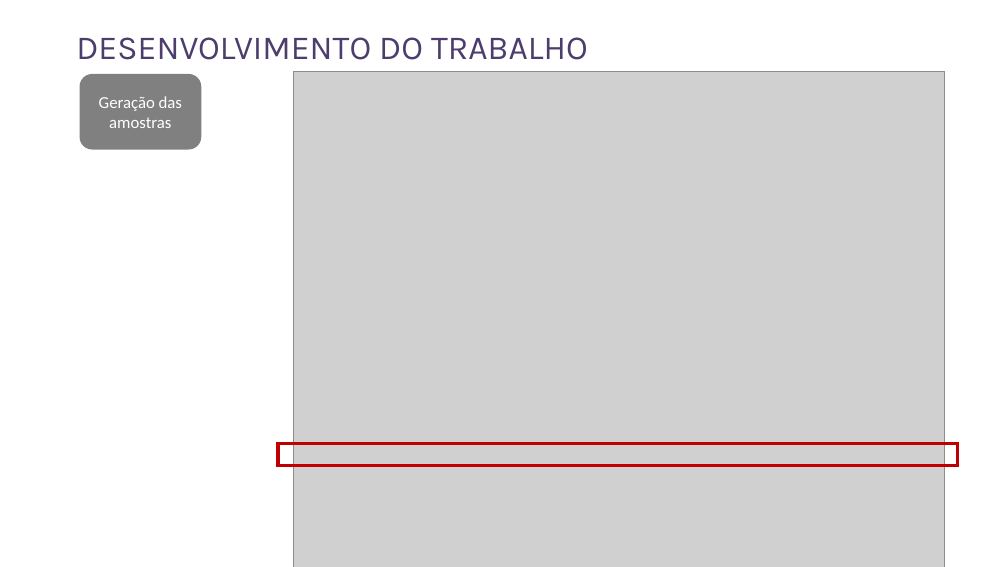
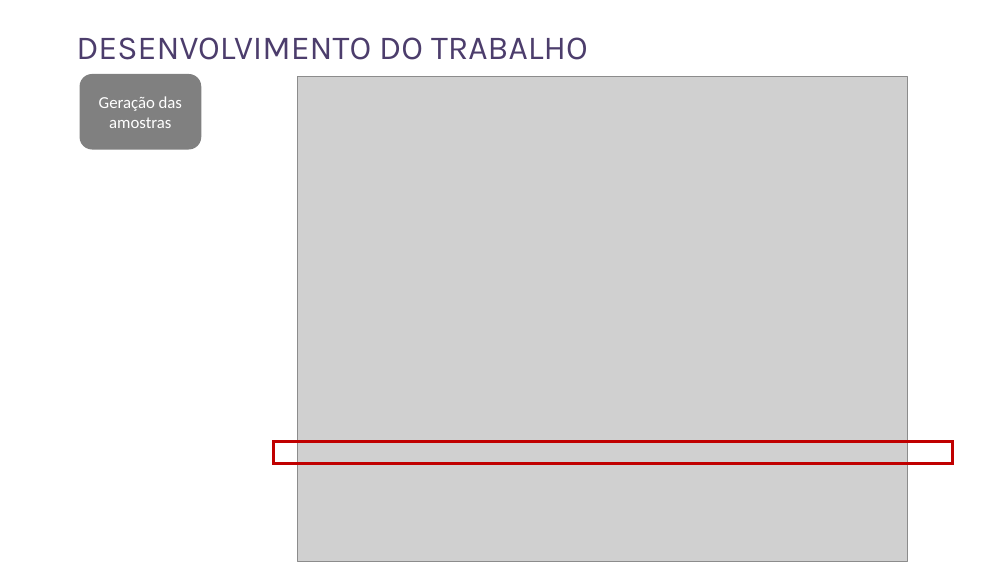
Before and after one commit to rnmourao/monet_sampling_benchmark, a slide deck: slide 13 of paper/Apresentação MonetDB v2.pptx. Drawn at 1008x567 pixels with LibreOffice and Linux fonts; fonts in the diff are those of the drawing; grey boxes stand for pictures. Boxes give left, top, right and bottom in pixels: in the first picture for what was removed or moved away, otherwise in the second. Text is boxed around its words. In the diff, an @@ line names an element or a change of style, - is before the commit and + after.

```diff
--- a/paper/Apresentação MonetDB v2.pptx
+++ b/paper/Apresentação MonetDB v2.pptx
@@ picture: place and size @@
-picture at (293, 72, 944, 567)
+picture at (297, 76, 907, 561)
@@ rectangle: place and size @@
-rectangle at (278, 444, 957, 466)
+rectangle at (273, 442, 952, 464)
```
Also in this commit, not shown: 3 other slides changed.
